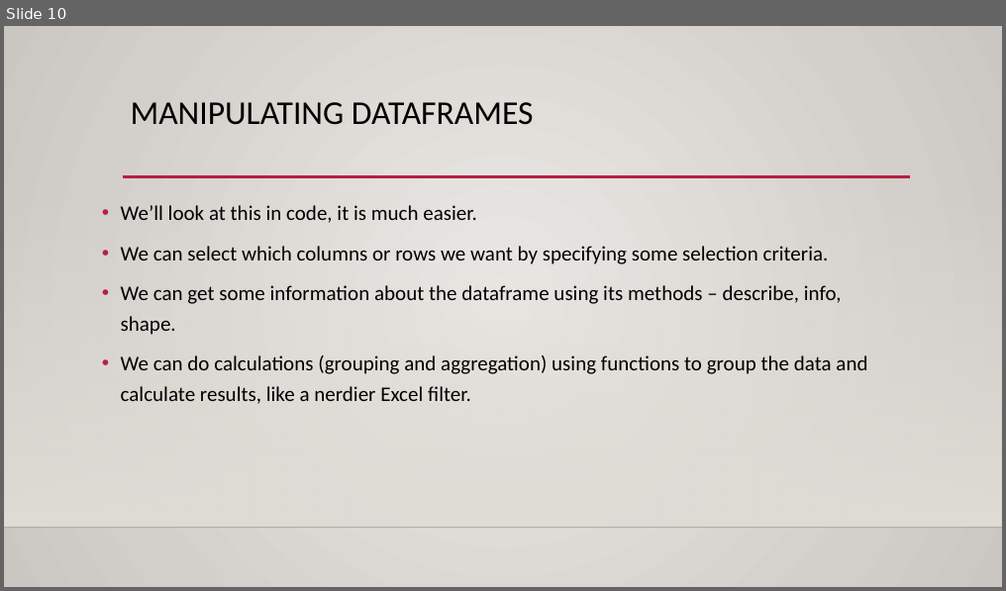
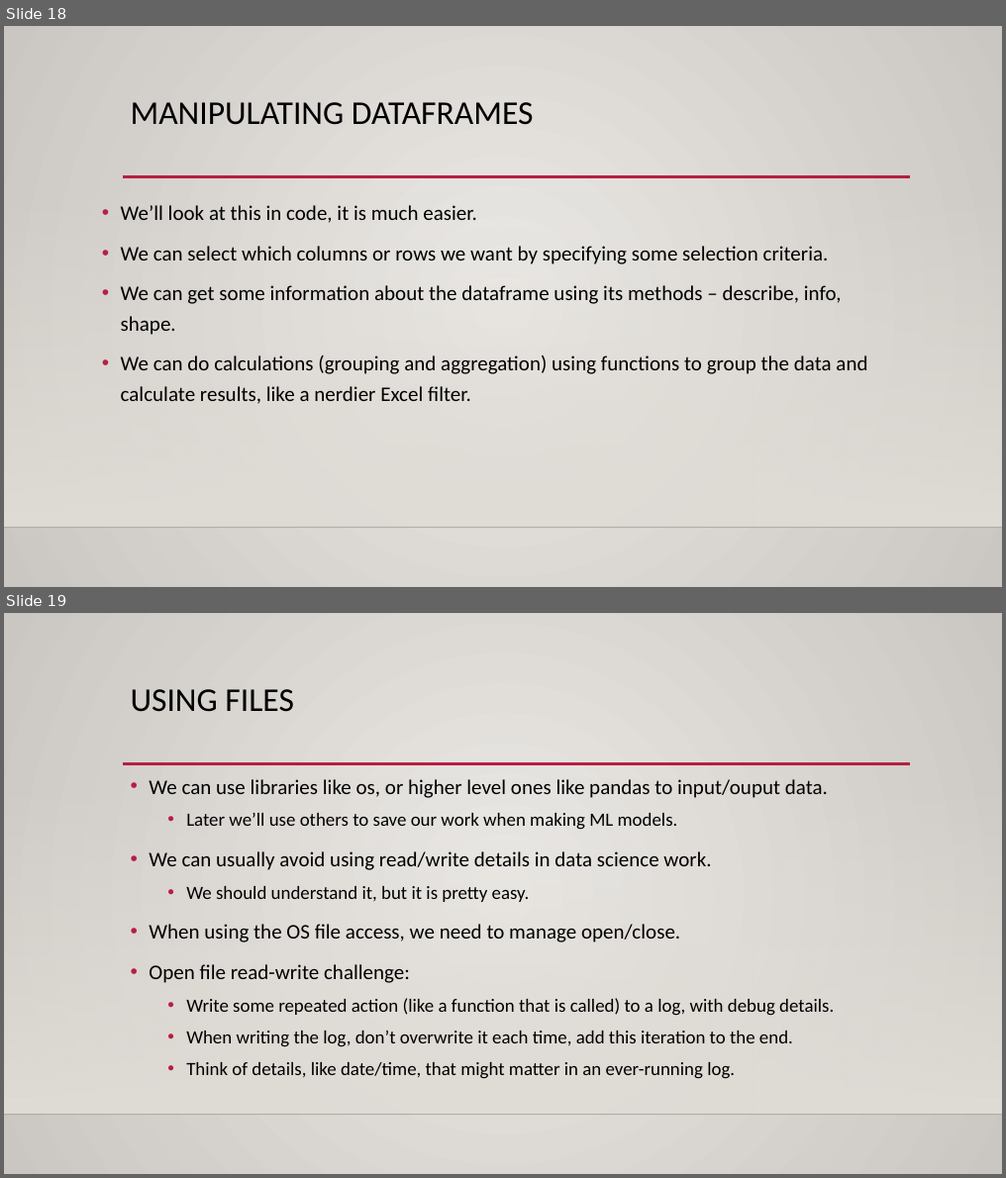
Before and after one commit to AkeemSemperDataScience/Programming_Basics_for_Machine_Learning_Students, a slide deck: reference_material/slides/005_file_access.pptx. Shown one above the other, each under a label of ours: slide 10 before the commit, slides 18 and 19 after it. The pictures are 1006x591 and 1006x1178 pixels, drawn with LibreOffice and Linux fonts; fonts in the diff are those of the drawing; background and template pictures are left out. Boxes give left, top, right and bottom in pixels: in the first picture for what was removed or moved away, otherwise in the second. Text is boxed around its words. In the diff, an @@ line names an element or a change of style, - is before the commit and + after.

```diff
--- a/reference_material/slides/005_file_access.pptx
+++ b/reference_material/slides/005_file_access.pptx
@@ slide 19 added at (4,613,1002,1174), background gradient #ECEAE7 to #CAC7C1; not listed: 3 template elements that a slide beside it also shows @@
@@ title added at (131,689,293,712), 32 pt, text #000000 @@
+USING FILES
@@ text added at (149,779,834,1079), 18 pt, text #000000 @@
+• We can use libraries like os, or higher level ones like pandas to input/ouput data.
+  • Later we’ll use others to save our work when making ML models.
+• We can usually avoid using read/write details in data science work.
+  • We should understand it, but it is pretty easy.
+• When using the OS file access, we need to manage open/close.
+• Open file read-write challenge:
+  • Write some repeated action (like a function that is called) to a log, with debug details.
+  • When writing the log, don’t overwrite it each time, add this iteration to the end.
+  • Think of details, like date/time, that might matter in an ever-running log.
@@ what was slide 10 is now slide 18 @@
```
Also in this commit, not shown: 4 slides changed, 8 other slides added, 12 other files.
